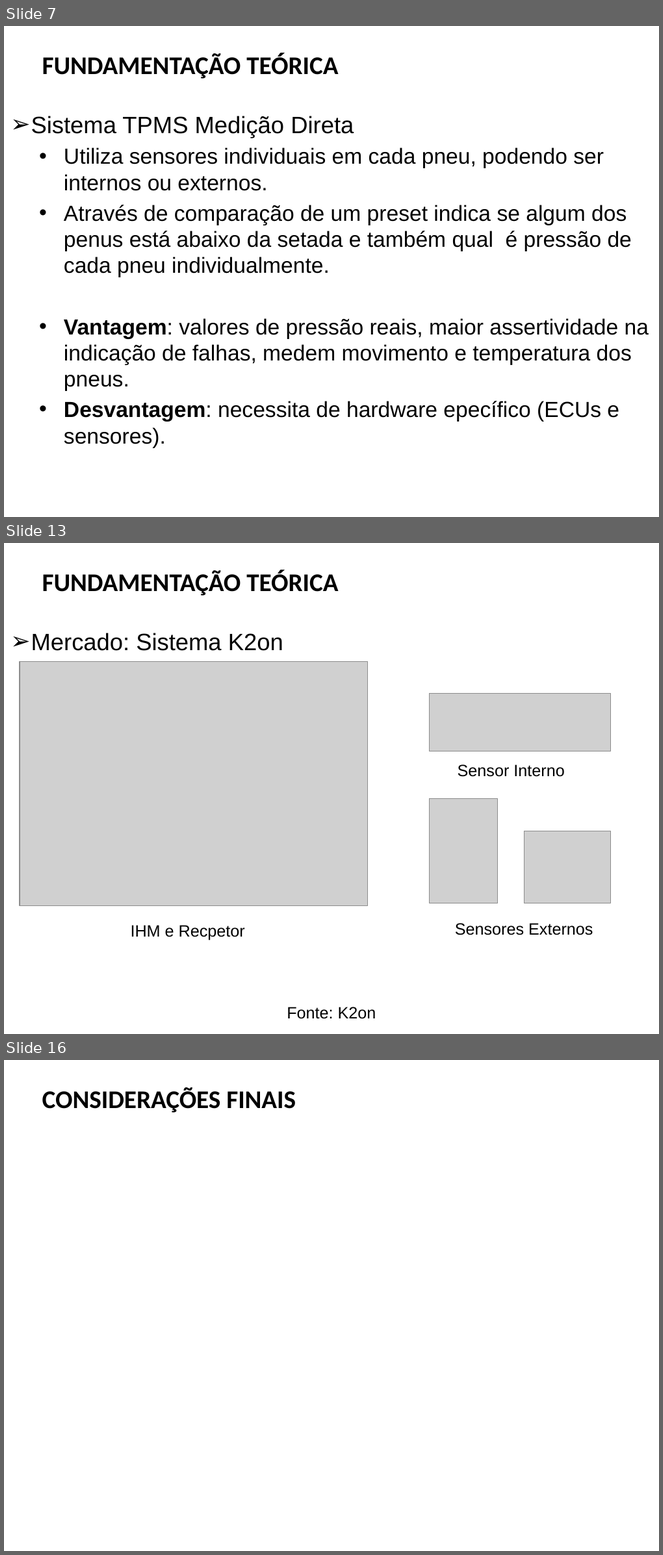
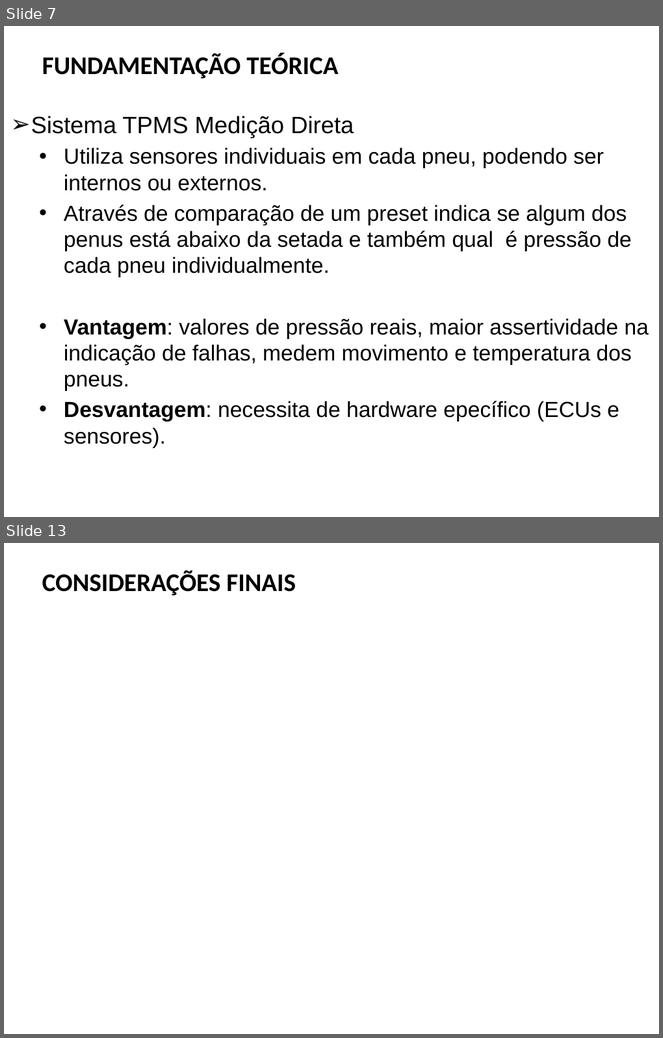
Before and after one commit to FabricioBalbinot/TCC_I, a slide deck: Apresentação TCC I.pptx. Shown one above the other, each under a label of ours: slides 7, 13 and 16 before the commit, slides 7 and 13 after it; the slides between them are not shown. The pictures are 663x1555 and 663x1038 pixels, drawn with LibreOffice and Linux fonts; fonts in the diff are those of the drawing; grey boxes stand for pictures; background and template pictures are left out. Boxes give left, top, right and bottom in pixels: in the first picture for what was removed or moved away, otherwise in the second. Text is boxed around its words. In the diff, an @@ line names an element or a change of style, - is before the commit and + after.

```diff
--- a/Apresentação TCC I.pptx
+++ b/Apresentação TCC I.pptx
@@ slide 13 removed at (4, 543, 659, 1034), background picture (left out) @@
@@ title removed at (42, 570, 338, 596) @@
-  FUNDAMENTAÇÃO TEÓRICA
@@ text removed at (31, 633, 284, 651) @@
-➢ Mercado: Sistema K2on
@@ picture removed at (20, 661, 367, 906) @@
@@ picture removed at (430, 694, 610, 752) @@
@@ text removed at (458, 765, 564, 777) @@
-Sensor Interno
@@ picture removed at (430, 799, 498, 904) @@
@@ picture removed at (524, 832, 610, 904) @@
@@ text removed at (131, 925, 245, 941) @@
-IHM e Recpetor
@@ text removed at (455, 923, 593, 936) @@
-Sensores Externos
@@ text removed at (287, 1007, 376, 1019) @@
-Fonte: K2on
@@ what was slide 16 is now slide 13 @@
```
Also in this commit, not shown: 9 slides changed, 2 slides added, 4 other slides removed, 10 other files.
